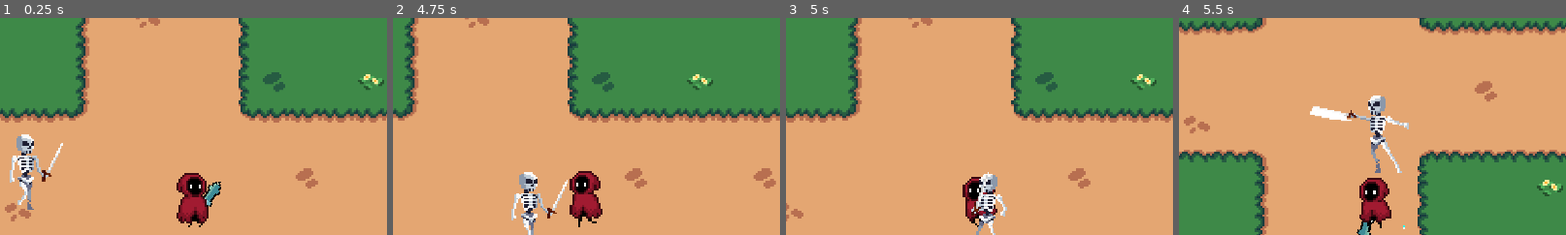
Above: before the commit, frames 1-4 (left to right).
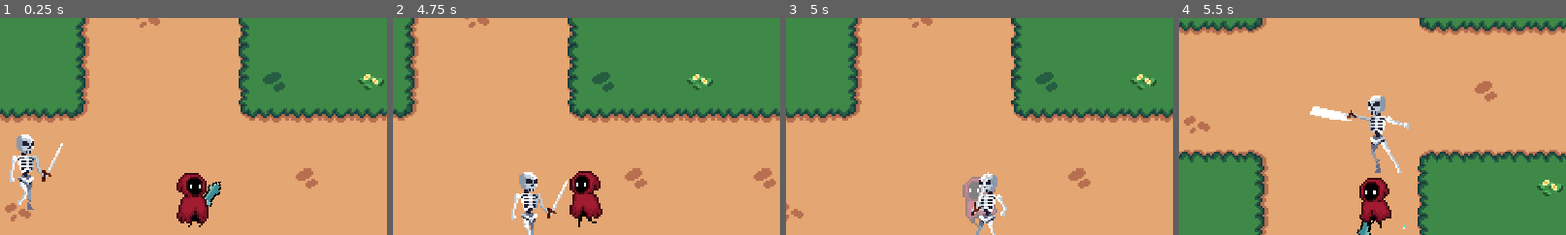
Above: after the commit, the same moments.

Repository: Jerga99/godot-2d-game-course
Game: Godot game, scene res://scenes/play_scene.tscn
Two runs of this game, one before a commit and one after it. Both use one fixed random seed, a clock stepped at 60 frames per second and the inputs below.
Inputs (mouse positions are % of the whole screen's width and height, from its top left):
- Up to frame 1 (0.25 s): no input
- Up to frame 2 (4.75 s): move the mouse to (72, 45) at 0.52 s; hold D (right) 0.53-1.28 s; tap one key every 0.75 s from 0.6 s: 1 (ability_1) 2 (ability_2) 3 (ability_3) 1 (ability_1) 2 (ability_2) 3 (ability_3); move the mouse to (30, 55) at 1.27 s; hold S (down) 1.28-2.03 s; move the mouse to (60, 28) at 2.02 s; hold D (right) 2.03-2.78 s; move the mouse to (45, 70) at 2.77 s; hold W (up) 2.78-3.53 s; move the mouse to (80, 65) at 3.52 s; hold A (left) from 3.53 s (still down); move the mouse to (20, 35) at 4.27 s
- Up to frame 3 (5 s): keep holding A (left)
- Up to frame 4 (5.5 s): move the mouse to (55, 50) at 5.02 s; release A (left) at 5.03 s; hold S (down) from 5.03 s (still down); tap 1 (ability_1) at 5.1 s
The pictures show only the part of the screen within x 25-75%, y 9-59%; the shares and areas given below are measured in that part.

Frames 1-2 are identical in both runs. In frame 3, 0.7% of the frame differs, in the area x 45-55%, y 73-97%; in frame 4, nothing differs.

Commit message:
Blinking effect

Diff:
--- a/scripts/entity/player.gd
+++ b/scripts/entity/player.gd
@@ -56,4 +56,9 @@
 		play_animation(AnimationWrapper.new("idle"))
 
 func show_damage_taken_effect():
-	print("Show player damage taken effect")
+	if animated_sprite.material != null:
+		for i in 2:
+			animated_sprite.material.set_shader_parameter("is_hurt", true)
+			await get_tree().create_timer(0.05).timeout
+			animated_sprite.material.set_shader_parameter("is_hurt", false)
+			await get_tree().create_timer(0.05).timeout
